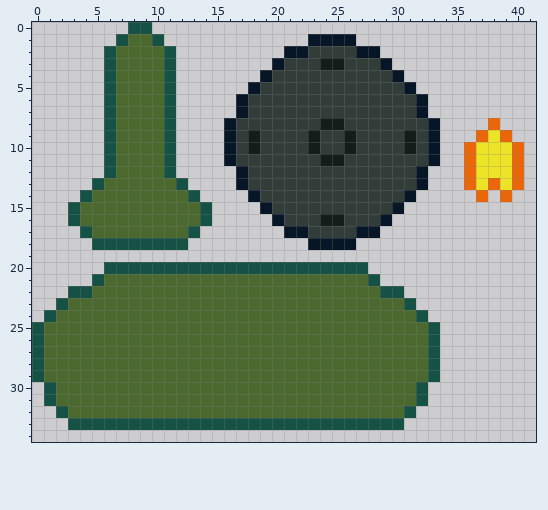
Two versions of one pixel-art sprite, Invaders from Space/Assets/Sprites/Tank sprite.png. The first picture shows the starting point.
The file is 126x105 pixels, drawn in blocks of 3x3; one block is one cell here.
New version:
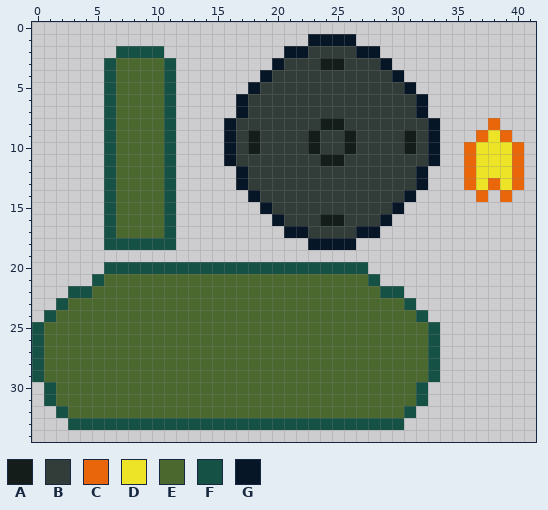
Palette (. is transparent): A #141d1a  B #323c39  C #e9660b  D #ede327  E #4b692f  F #165145  G #071626
Difference:
y 0: x 8..9 FF -> ..
y 1: x 7..10 FEEF -> ....
y 2: x 6..11 FEEEEF -> .FFFF.
y 13: x 5..6 FE -> .F; x 11..12 EF -> F.
y 14: x 4..6 FEE -> ..F; x 11..13 EEF -> F..
y 15..16: x 3..6 FEEE -> ...F; x 11..14 EEEF -> F...
y 17: x 4..6 FEE -> ..F; x 11..13 EEF -> F..
y 18: x 5 F -> .; x 12 F -> .
Changed places in both pictures, as pixel boxes (x1, y1, x2, y2):
changed: (104, 22, 176, 58)
changed: (68, 178, 212, 250)
